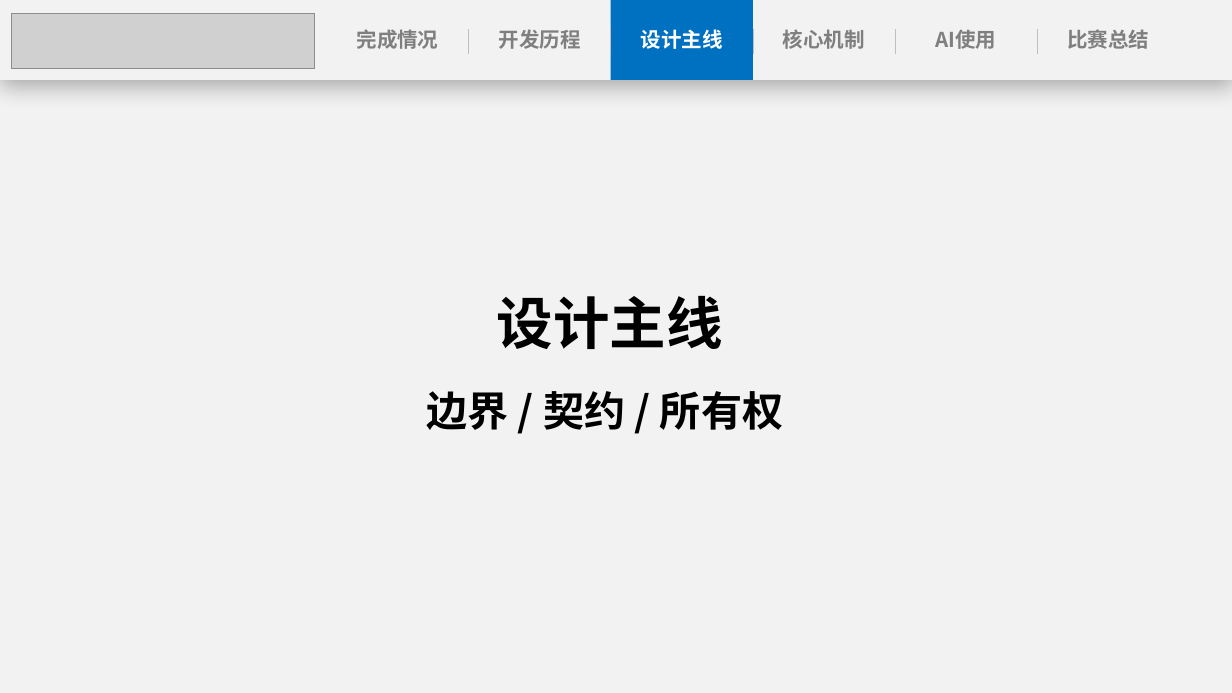
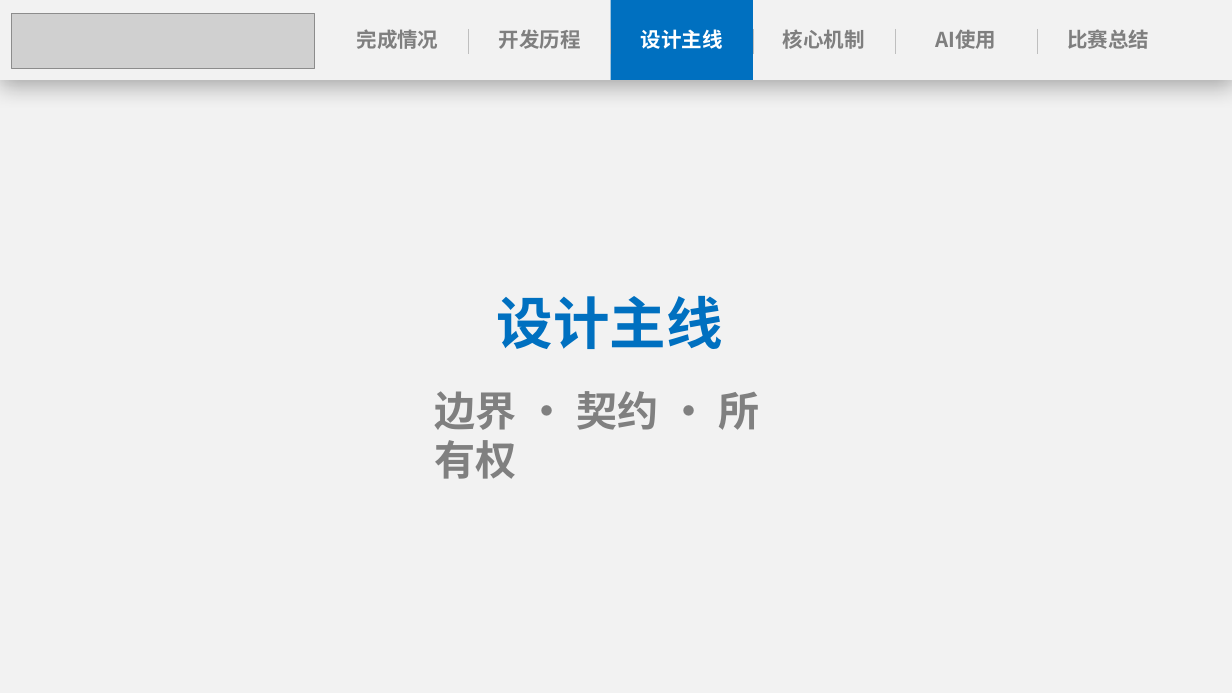
Before and after one commit to anemone-os/anemone, a slide deck: slide 9 of report/ppt/Anemone决赛演示文稿.pptx (slide 8 before the commit). Drawn at 1232x693 pixels with LibreOffice and Linux fonts; fonts in the diff are those of the drawing; grey boxes stand for pictures. Boxes give left, top, right and bottom in pixels: in the first picture for what was removed or moved away, otherwise in the second. Text is boxed around its words. In the diff, an @@ line names an element or a change of style, - is before the commit and + after.

```diff
--- a/report/ppt/Anemone决赛演示文稿.pptx
+++ b/report/ppt/Anemone决赛演示文稿.pptx
@@ text "设计主线" at (497,296,723,349): text colour #000000 to #0070C0 @@
@@ text at (434,391,759,479): text changed; text colour #000000 to #808080 @@
-边界 / 契约 / 所有权
+边界 · 契约 · 所有权
```
Also in this commit, not shown: 25 other slides changed.
